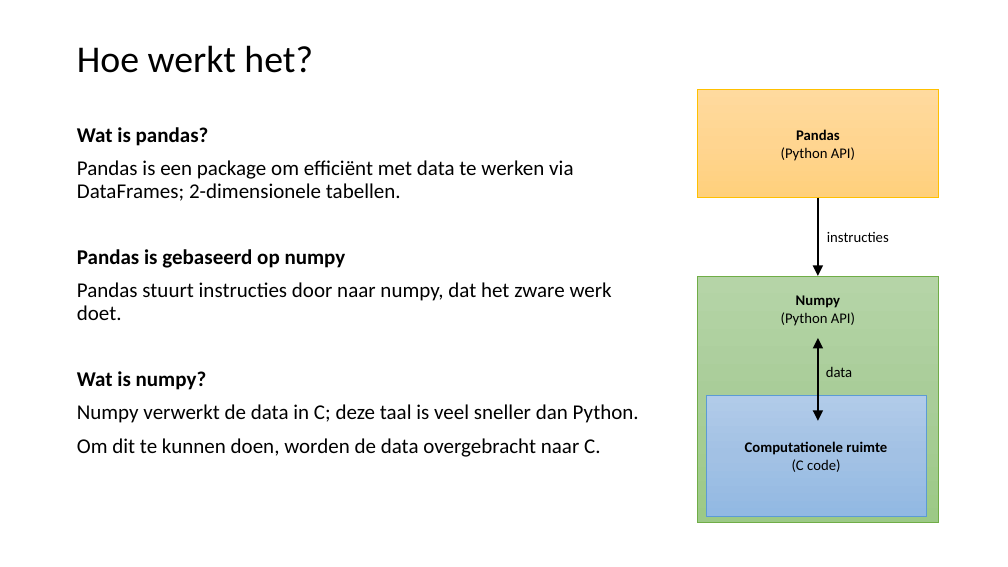
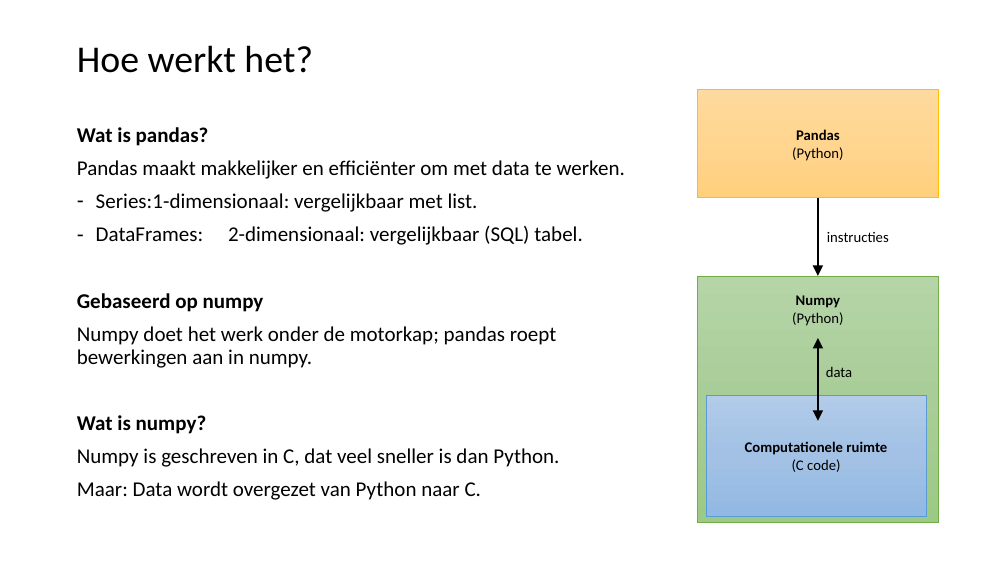
Before and after one commit to LFKoning/knowledge-sharing, a slide deck: slide 4 of python_trainees/3_pandas_plotting/python_traineeship_3.pptx. Drawn at 1008x567 pixels with LibreOffice and Linux fonts; fonts in the diff are those of the drawing. Boxes give left, top, right and bottom in pixels: in the first picture for what was removed or moved away, otherwise in the second. Text is boxed around its words. In the diff, an @@ line names an element or a change of style, - is before the commit and + after.

Commit message:
Finalize pandas part of Python trainees

```diff
--- a/python_trainees/3_pandas_plotting/python_traineeship_3.pptx
+++ b/python_trainees/3_pandas_plotting/python_traineeship_3.pptx
@@ text in rectangle at (792, 147, 843, 161): text changed @@
-(Python API)
+(Python)
@@ text at (77, 160, 625, 368): text changed @@
-Pandas is een package om efficiënt met data te werken via DataFrames; 2-dimensionele tabellen.
-Pandas is gebaseerd op numpy
-Pandas stuurt instructies door naar numpy, dat het zware werk doet.
+Pandas maakt makkelijker en efficiënter om met data te werken.
+– Series: 1-dimensionaal: vergelijkbaar met list.
+– DataFrames: 2-dimensionaal: vergelijkbaar (SQL) tabel.
+Gebaseerd op numpy
+Numpy doet het werk onder de motorkap; pandas roept bewerkingen aan in numpy.
@@ text in rectangle at (792, 312, 843, 326): text changed @@
-(Python API)
+(Python)
@@ text at (77, 448, 559, 500): text changed @@
-Numpy verwerkt de data in C; deze taal is veel sneller dan Python.
-Om dit te kunnen doen, worden de data overgebracht naar C.
+Numpy is geschreven in C, dat veel sneller is dan Python.
+Maar: Data wordt overgezet van Python naar C.
```
Also in this commit, not shown: 10 other slides changed, 10 other files.
